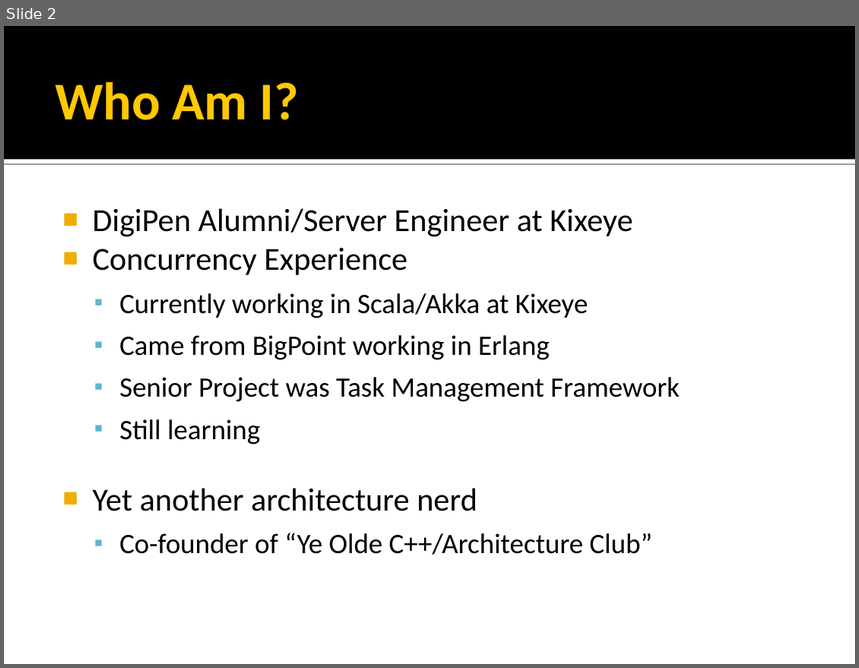
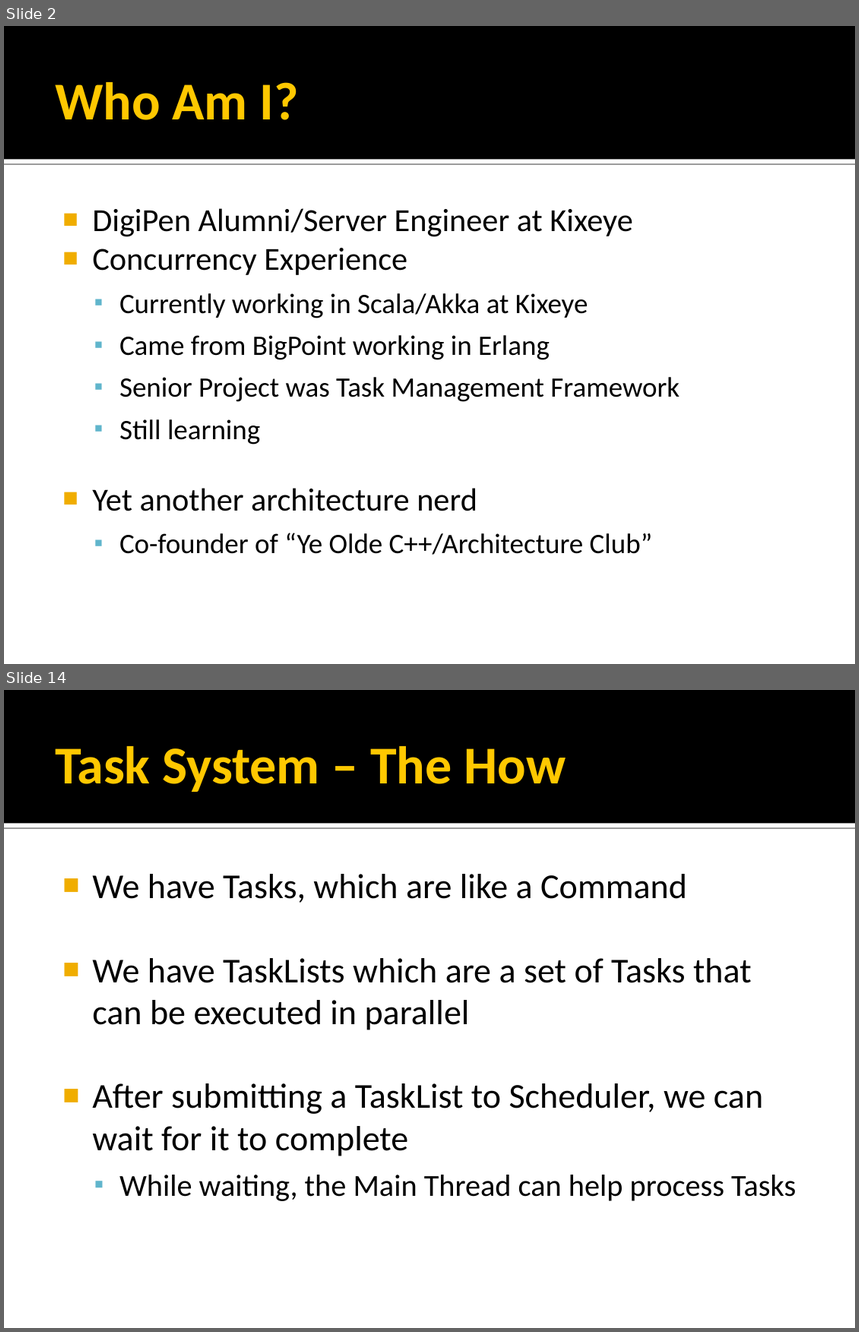
Before and after one commit to rmeisler/example_code, a slide deck: Concurrency Strategies.ppt. Shown one above the other, each under a label of ours: slide 2 before the commit, slides 2 and 14 after it; the slides between them are not shown. The pictures are 859x668 and 859x1332 pixels, drawn with LibreOffice and Linux fonts; fonts in the diff are those of the drawing. Boxes give left, top, right and bottom in pixels: in the first picture for what was removed or moved away, otherwise in the second. Text is boxed around its words. In the diff, an @@ line names an element or a change of style, - is before the commit and + after.

```diff
--- a/Concurrency Strategies.ppt
+++ b/Concurrency Strategies.ppt
@@ slide 14 added at (4,690,855,1328), background #FFFFFF; not listed: 2 template elements that a slide beside it also shows @@
@@ title added at (55,746,566,792), 45 pt, text #FFC800, bold @@
+Task System – The How
@@ text added at (92,874,796,1201), 29.6 pt, text #000000 @@
+■ We have Tasks, which are like a Command
+■ We have TaskLists which are a set of Tasks that can be executed in parallel
+■ After submitting a TaskList to Scheduler, we can wait for it to complete
+  ▪ While waiting, the Main Thread can help process Tasks
```
Also in this commit, not shown: 3 slides changed, 41 other slides added, 19 slides removed, 17 other files.
